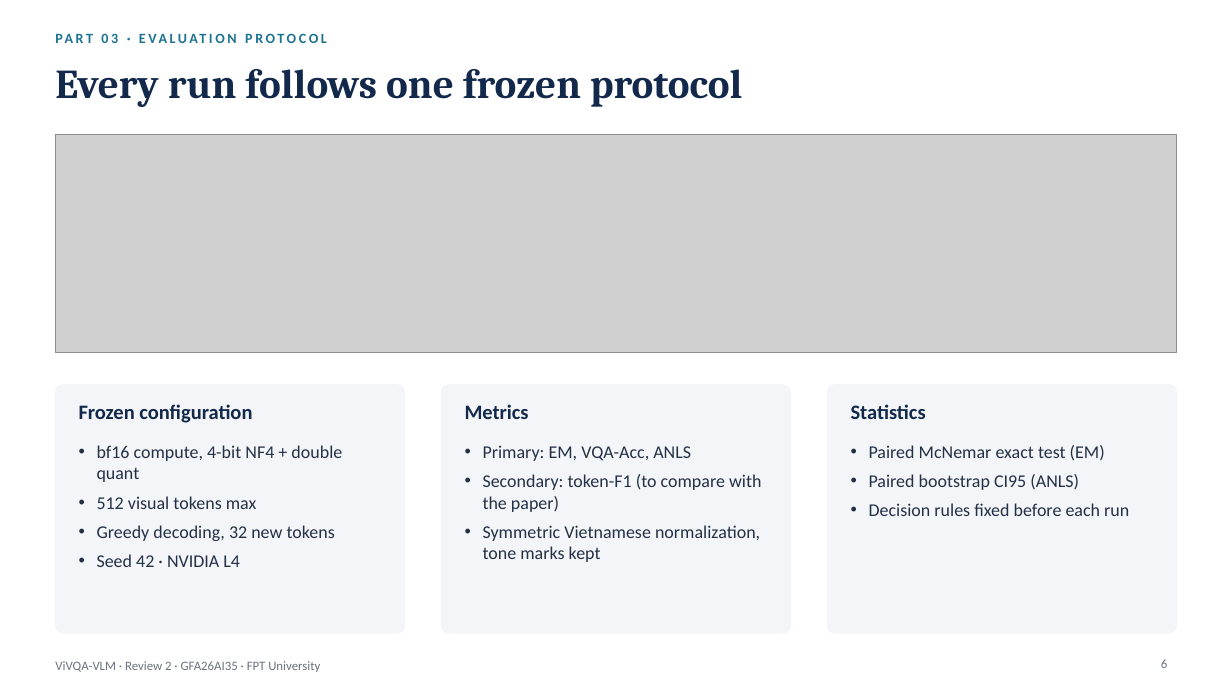
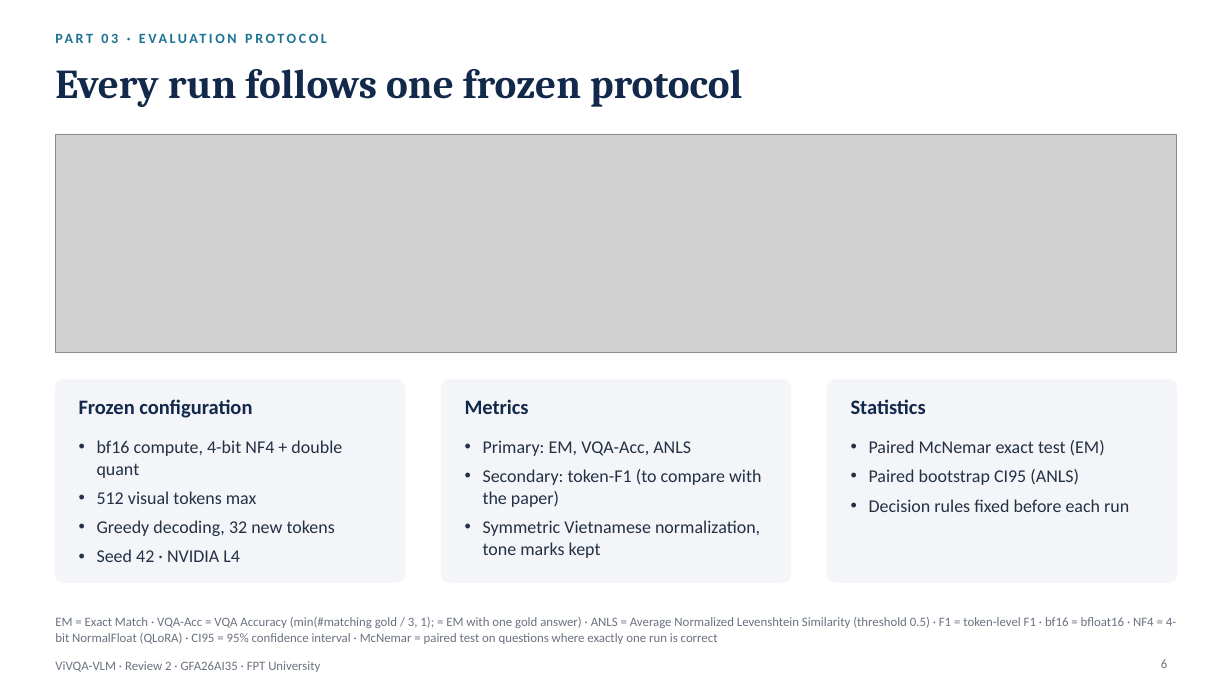
Before and after one commit to PLHGNAOH/ViVQA-VLM, a slide deck: slide 6 of docs/W07/ViVQA-VLM_Review2_EN.pptx. Drawn at 1232x693 pixels with LibreOffice and Linux fonts; fonts in the diff are those of the drawing; grey boxes stand for pictures. Boxes give left, top, right and bottom in pixels: in the first picture for what was removed or moved away, otherwise in the second. Text is boxed around its words. In the diff, an @@ line names an element or a change of style, - is before the commit and + after.

```diff
--- a/docs/W07/ViVQA-VLM_Review2_EN.pptx
+++ b/docs/W07/ViVQA-VLM_Review2_EN.pptx
@@ rounded rectangle: place and size @@
-rounded rectangle at bbox=[55, 384, 405, 633]
+rounded rectangle at bbox=[55, 380, 405, 582]
@@ rounded rectangle: place and size @@
-rounded rectangle at bbox=[442, 384, 791, 633]
+rounded rectangle at bbox=[442, 380, 791, 582]
@@ proportions changed in 3 elements at bbox=[55, 380, 405, 582], bbox=[442, 380, 791, 582], bbox=[828, 380, 1177, 582] @@
@@ rounded rectangle: place and size @@
-rounded rectangle at bbox=[828, 384, 1177, 633]
+rounded rectangle at bbox=[828, 380, 1177, 582]
@@ 3 texts: place and size @@
-3 texts at bbox=[79, 404, 926, 423]
+3 texts at bbox=[79, 399, 926, 418]
@@ text "bf16 compute, 4-bit NF4 + ...": place and size @@
-text "bf16 compute, 4-bit NF4 + ..." at bbox=[97, 445, 342, 567]
+text "bf16 compute, 4-bit NF4 + ..." at bbox=[97, 440, 342, 562]
@@ text "Primary: EM, VQA-Acc, ANLS": place and size @@
-text "Primary: EM, VQA-Acc, ANLS" at bbox=[483, 445, 761, 562]
+text "Primary: EM, VQA-Acc, ANLS" at bbox=[483, 440, 761, 558]
@@ text "Paired McNemar exact test (EM)": place and size @@
-text "Paired McNemar exact test (EM)" at bbox=[869, 445, 1129, 516]
+text "Paired McNemar exact test (EM)" at bbox=[869, 440, 1129, 512]
@@ text added at bbox=[55, 617, 1176, 644], 10 pt, text #6B7280 @@
+EM = Exact Match · VQA-Acc = VQA Accuracy (min(#matching gold / 3, 1); = EM with one gold answer) · ANLS = Average Normalized Levenshtein Similarity (threshold 0.5) · F1 = token-level F1 · bf16 = bfloat16 · NF4 = 4-bit NormalFloat (QLoRA) · CI95 = 95% confidence interval · McNemar = paired test on questions where exactly one run is correct
```
Also in this commit, not shown: 11 other slides changed, 1 slide added, 3 other files.
